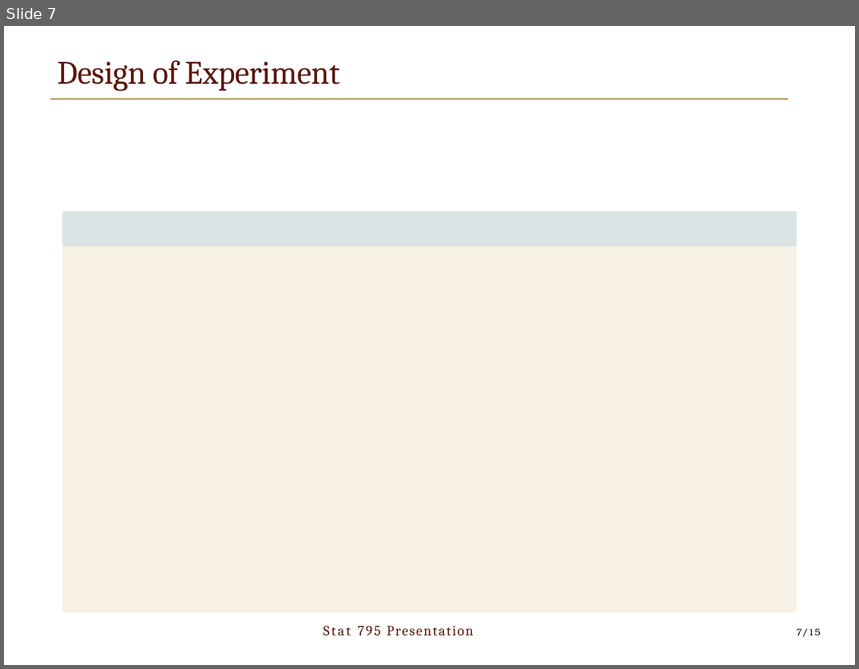
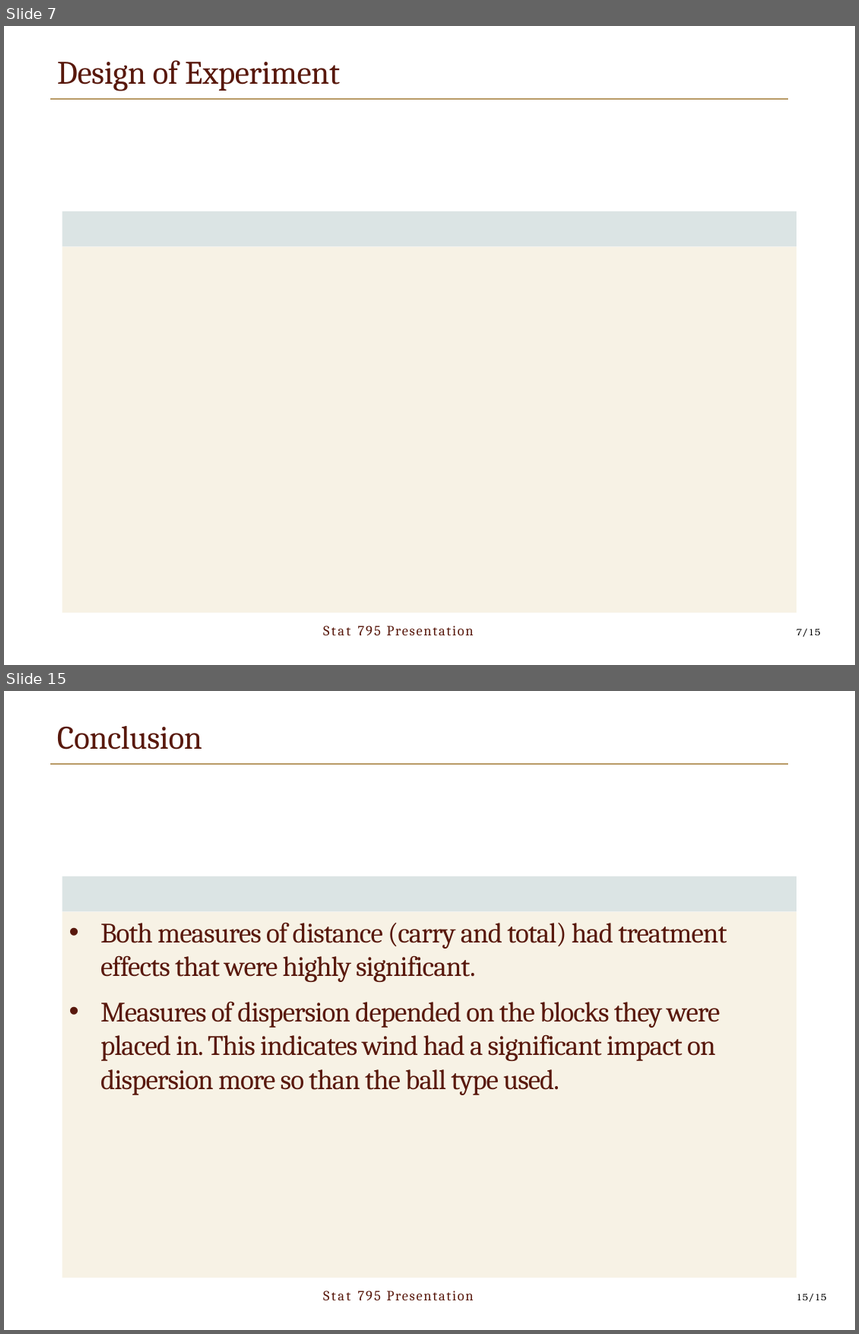
Before and after one commit to boygloyd/Stat795_Final_Project, a slide deck: Presentation/795 PowerPoint.pptx. Shown one above the other, each under a label of ours: slide 7 before the commit, slides 7 and 15 after it; the slides between them are not shown. The pictures are 859x669 and 859x1334 pixels, drawn with LibreOffice and Linux fonts; fonts in the diff are those of the drawing; grey boxes stand for pictures; background and template pictures are left out. Boxes give left, top, right and bottom in pixels: in the first picture for what was removed or moved away, otherwise in the second. Text is boxed around its words. In the diff, an @@ line names an element or a change of style, - is before the commit and + after.

```diff
--- a/Presentation/795 PowerPoint.pptx
+++ b/Presentation/795 PowerPoint.pptx
@@ slide 15 added at (4,691,855,1330), background #FFFFFF; not listed: 1 template element that a slide beside it also shows @@
@@ title added at (57,726,202,750), 14 pt, text #58180C @@
+Conclusion
@@ freeform shape added at (62,876,796,912), fill #DBE4E4 @@
@@ freeform shape added at (62,912,796,1278), fill #F7F2E5 @@
@@ text added at (101,922,727,1095), 12 pt, text #58180C @@
+• Both measures of distance (carry and total) had treatment effects that were highly significant.
+• Measures of dispersion depended on the blocks they were placed in. This indicates wind had a significant impact on dispersion more so than the ball type used.
@@ text added at (387,1291,474,1301), 6 pt, text #58180C @@
+Stat 795 Presentation
@@ page number added at (797,1294,827,1302), 4 pt, text #000000 @@
+15/15
```
Also in this commit, not shown: 5 other slides added, 15 other files.
